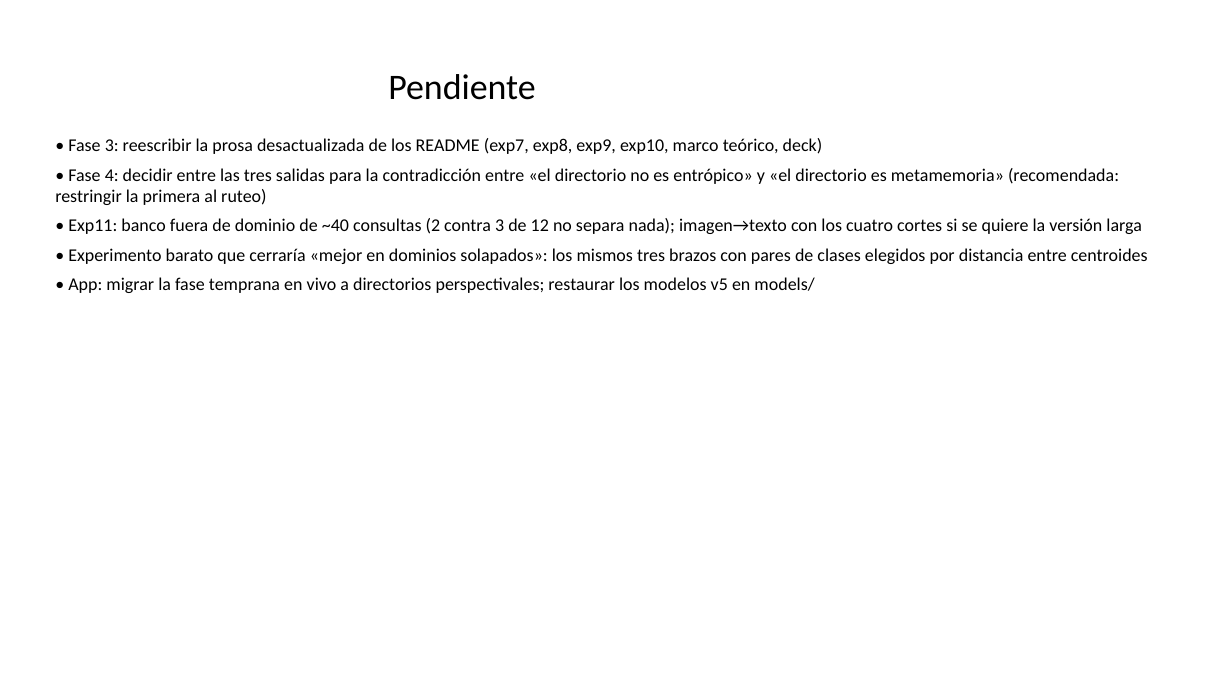
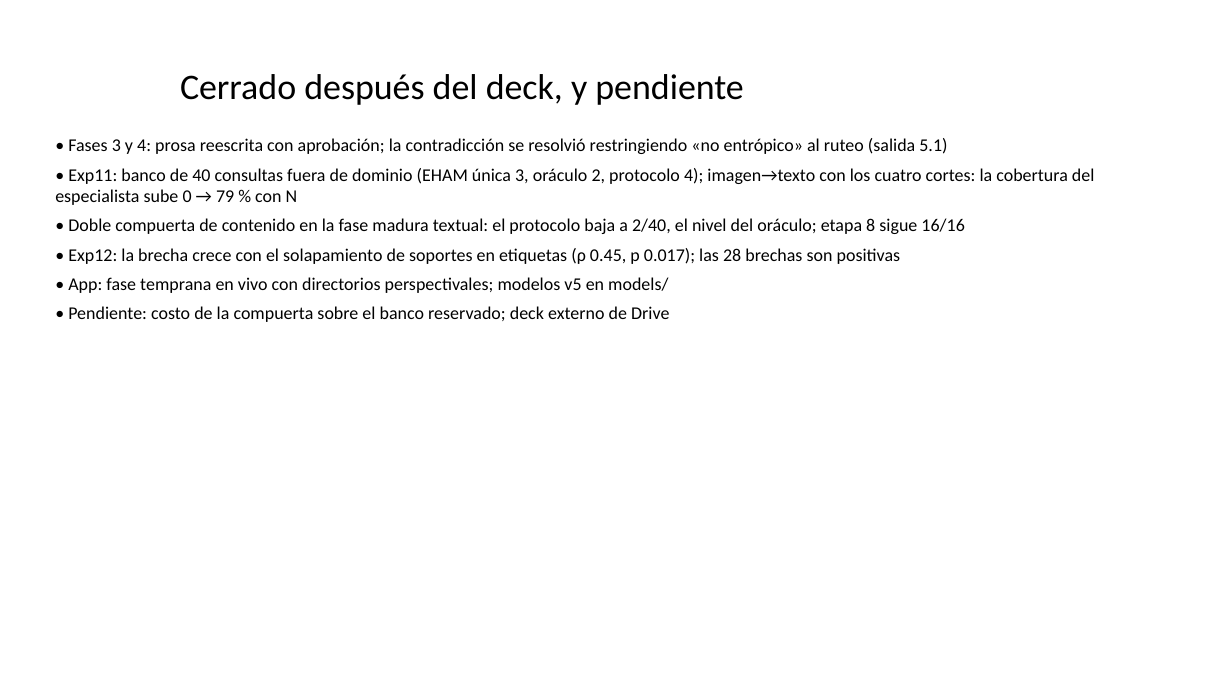
Before and after one commit to Gabiwi13/MAE-TMS, a slide deck: slide 12 of hallazgos_exp7_a_exp11.pptx. Drawn at 1232x693 pixels with LibreOffice and Linux fonts; fonts in the diff are those of the drawing. Boxes give left, top, right and bottom in pixels: in the first picture for what was removed or moved away, otherwise in the second. Text is boxed around its words. In the diff, an @@ line names an element or a change of style, - is before the commit and + after.

Commit message:
Prosa tras la corrida larga y la doble compuerta (revision_c3_prosa.md, aprobada): veredicto de exp11 con imagen→texto de cuatro cortes y diez semillas y con la fila del protocolo con compuerta; CONTEXTO e INICIO al 22 de septiembre con los pendientes cerrados; deck: envolvente 2.9 a 5.5, cifras de imagen→texto con diez semillas y diapositiva final actualizada

```diff
--- a/hallazgos_exp7_a_exp11.pptx
+++ b/hallazgos_exp7_a_exp11.pptx
@@ title at [180,74,743,105]: text changed @@
-Pendiente
+Cerrado después del deck, y pendiente
@@ text at [55,138,1094,322]: text changed @@
-• Fase 3: reescribir la prosa desactualizada de los README (exp7, exp8, exp9, exp10, marco teórico, deck)
-• Fase 4: decidir entre las tres salidas para la contradicción entre «el directorio no es entrópico» y «el directorio es metamemoria» (recomendada: restringir la primera al ruteo)
-• Exp11: banco fuera de dominio de ~40 consultas (2 contra 3 de 12 no separa nada); imagen→texto con los cuatro cortes si se quiere la versión larga
-• Experimento barato que cerraría «mejor en dominios solapados»: los mismos tres brazos con pares de clases elegidos por distancia entre centroides
-• App: migrar la fase temprana en vivo a directorios perspectivales; restaurar los modelos v5 en models/
+• Fases 3 y 4: prosa reescrita con aprobación; la contradicción se resolvió restringiendo «no entrópico» al ruteo (salida 5.1)
+• Exp11: banco de 40 consultas fuera de dominio (EHAM única 3, oráculo 2, protocolo 4); imagen→texto con los cuatro cortes: la cobertura del especialista sube 0 → 79 % con N
+• Doble compuerta de contenido en la fase madura textual: el protocolo baja a 2/40, el nivel del oráculo; etapa 8 sigue 16/16
+• Exp12: la brecha crece con el solapamiento de soportes en etiquetas (ρ 0.45, p 0.017); las 28 brechas son positivas
+• App: fase temprana en vivo con directorios perspectivales; modelos v5 en models/
+• Pendiente: costo de la compuerta sobre el banco reservado; deck externo de Drive
```
Also in this commit, not shown: 3 other slides changed, 4 other files.
